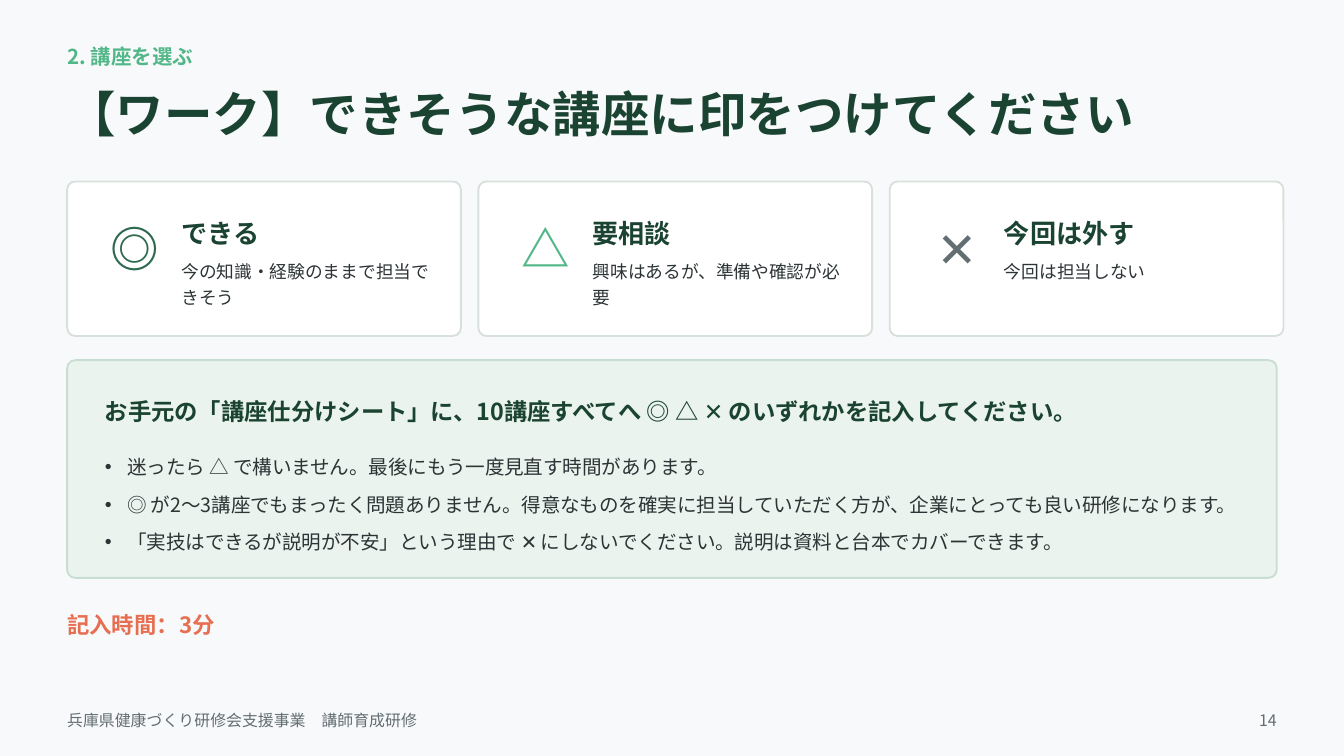
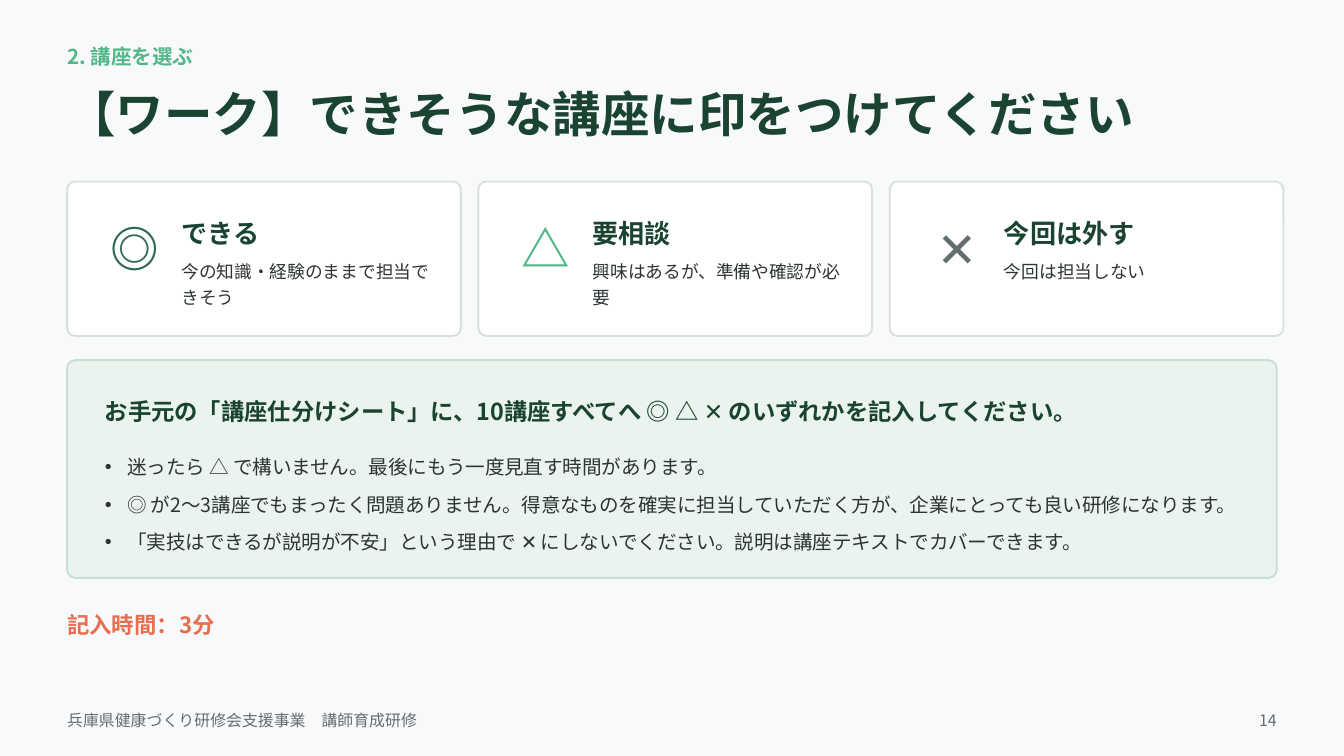
Before and after one commit to flashpapa4/hyogo-kenkou-site, a slide deck: slide 14 of docs/講師育成研修_90分_研修資料.pptx. Drawn at 1344x756 pixels with LibreOffice and Linux fonts; fonts in the diff are those of the drawing. Boxes give left, top, right and bottom in pixels: in the first picture for what was removed or moved away, otherwise in the second. Text is boxed around its words. In the diff, an @@ line names an element or a change of style, - is before the commit and + after.

```diff
--- a/docs/講師育成研修_90分_研修資料.pptx
+++ b/docs/講師育成研修_90分_研修資料.pptx
@@ text at (127,532,1082,551): text changed @@
-• 「実技はできるが説明が不安」という理由で ✕ にしないでください。説明は資料と台本でカバーできます。
+• 「実技はできるが説明が不安」という理由で ✕ にしないでください。説明は講座テキストでカバーできます。
```
Also in this commit, not shown: 9 other slides changed, 4 other files.
